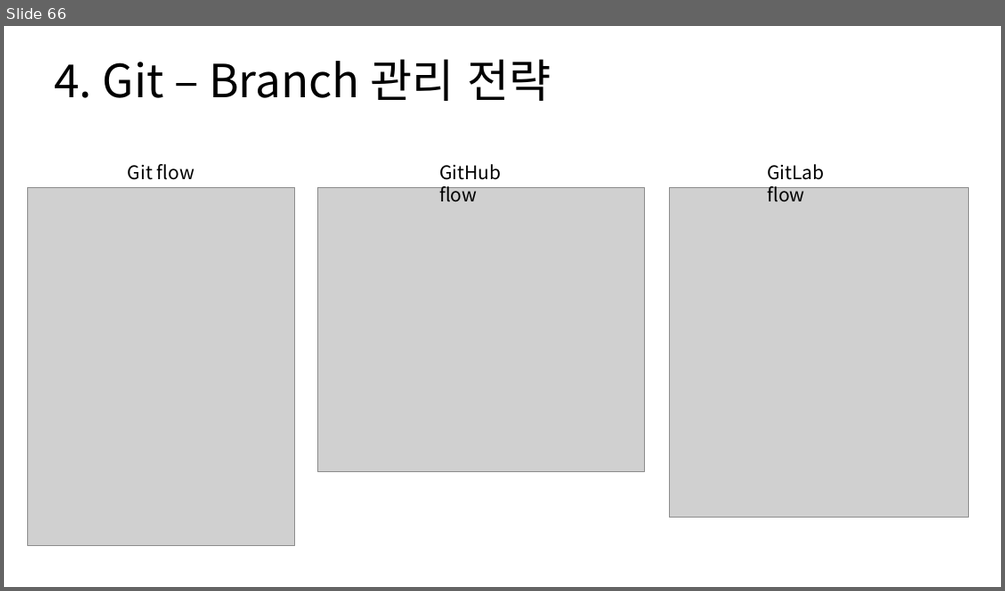
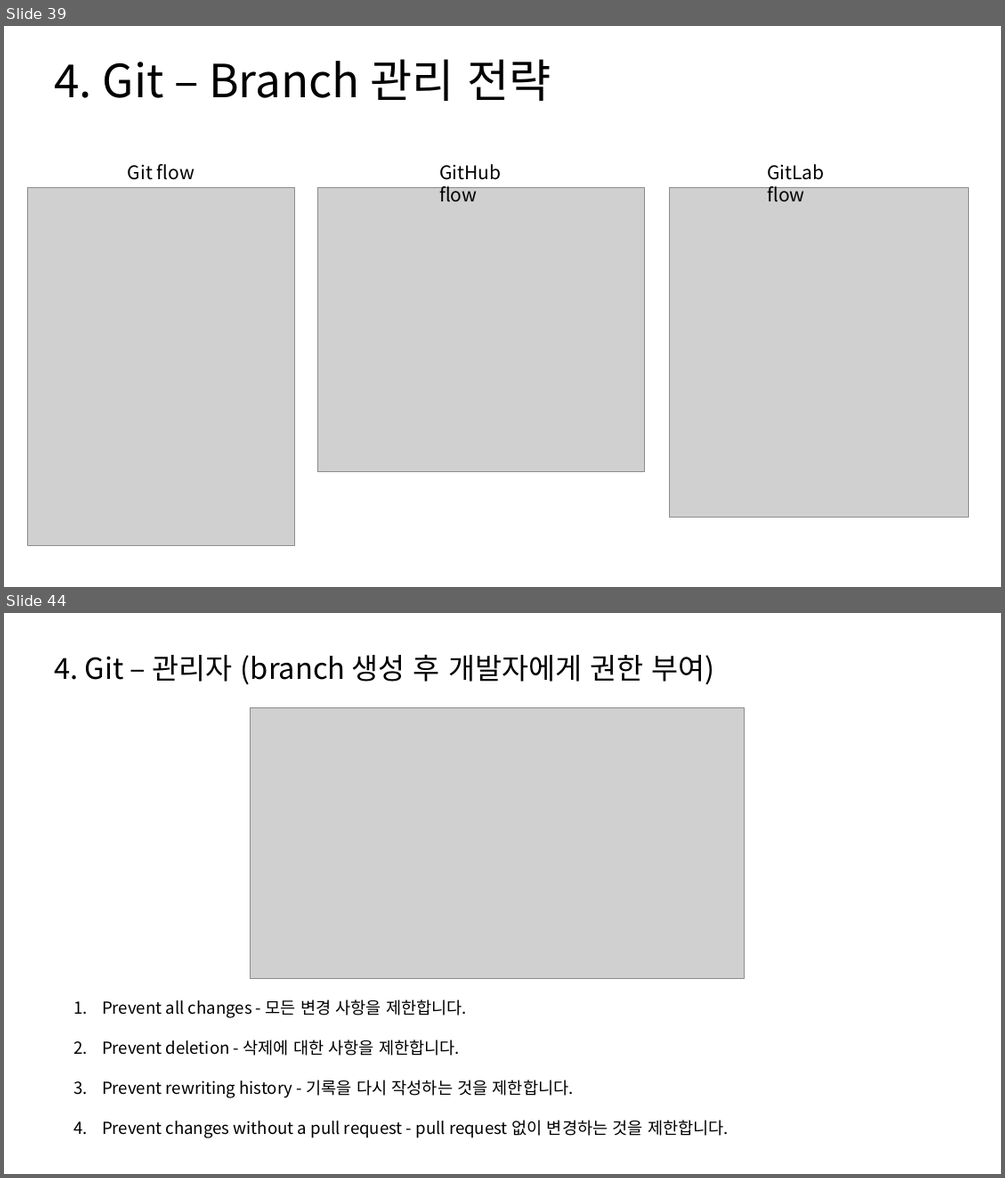
Before and after one commit to SungIn-Shin/git_powerpoint, a slide deck: git_from_the_hell.pptx. Shown one above the other, each under a label of ours: slide 66 before the commit, slides 39 and 44 after it; the slides between them are not shown. The pictures are 1005x591 and 1005x1178 pixels, drawn with LibreOffice and Linux fonts; fonts in the diff are those of the drawing; grey boxes stand for pictures. Boxes give left, top, right and bottom in pixels: in the first picture for what was removed or moved away, otherwise in the second. Text is boxed around its words. In the diff, an @@ line names an element or a change of style, - is before the commit and + after.

```diff
--- a/git_from_the_hell.pptx
+++ b/git_from_the_hell.pptx
@@ slide 44 added at bbox=[4, 613, 1001, 1174], background #FFFFFF @@
@@ title added at bbox=[54, 654, 714, 684], 28 pt, text #000000 @@
+4. Git – 관리자 (branch 생성 후 개발자에게 권한 부여)
@@ picture added at bbox=[250, 708, 744, 978] @@
@@ text added at bbox=[102, 999, 728, 1138], 16 pt, text #000000 @@
+1. Prevent all changes - 모든 변경 사항을 제한합니다.
+2. Prevent deletion - 삭제에 대한 사항을 제한합니다.
+3. Prevent rewriting history - 기록을 다시 작성하는 것을 제한합니다.
+4. Prevent changes without a pull request - pull request 없이 변경하는 것을 제한합니다.
@@ what was slide 66 is now slide 39 @@
```
Also in this commit, not shown: 1 slide changed, 26 other slides added.
